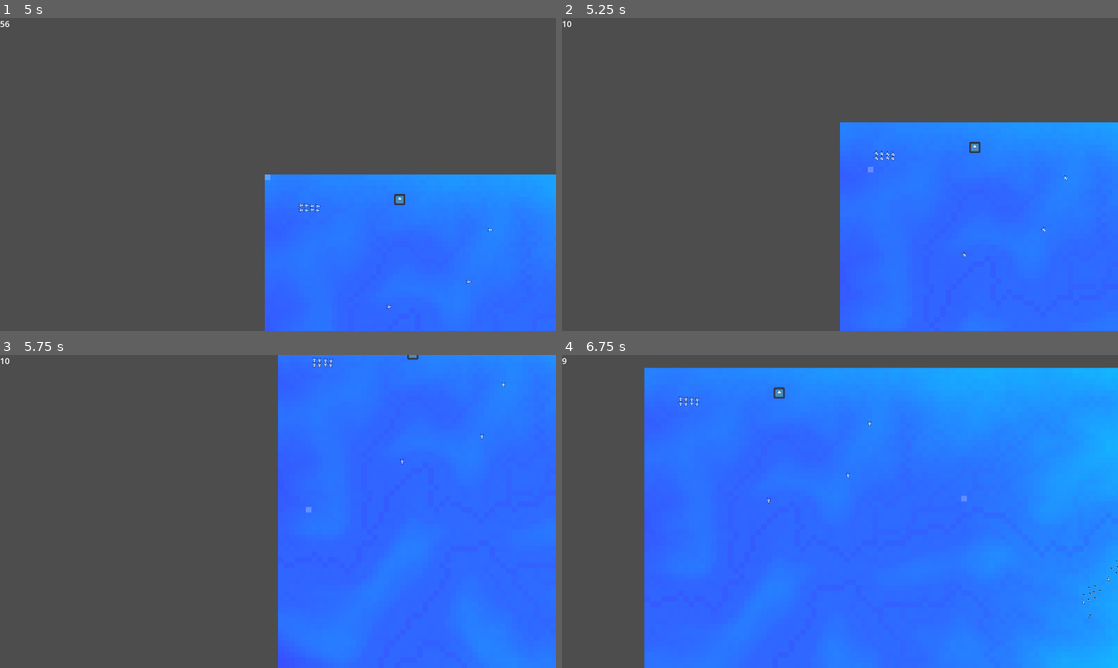
Above: before the commit, frames 1-4 (two rows, left to right).
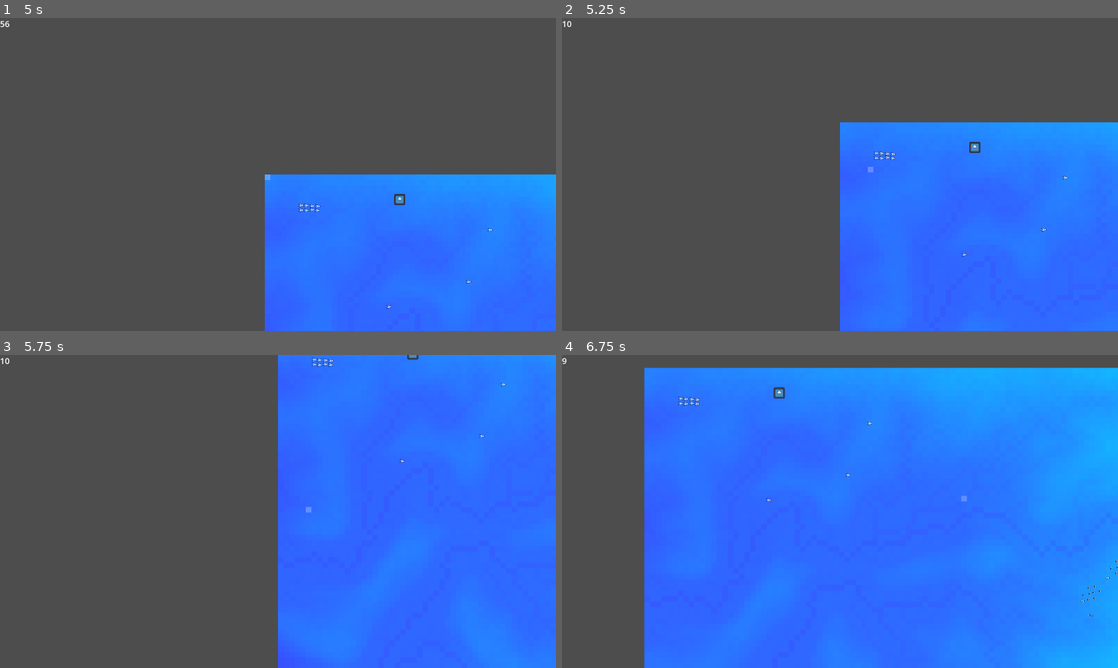
Above: after the commit, the same moments.

Repository: ethan555/terrain-game
Game: Godot game, scene res://Levels/level.tscn
The game is run twice, just before and just after one commit, with the same random seed, the same clock (stepped at 60 frames per second) and the same inputs. The engine's default icon, where the game draws it, is replaced by a stand-in: a white triangle on a blue panel in a dark square.
Inputs (mouse positions are in pixels of both pictures, inside the frame that each line leads up to):
- Up to frame 1 (5 s): tap Enter at 0.5 s; move the mouse to (411, 199) at 0.52 s; hold D (right) 0.53-1.28 s; hold R (spawn_unit_0) 0.53-1.28 s; click (411, 199) at 0.67 s; tap T (spawn_unit_1) at 0.8, 1.35 s; move the mouse to (166, 190) at 1.27 s; hold S (down) 1.28-2.03 s; click (166, 190) at 1.42 s; tap F (spawn_unit_2) at 1.55 s; move the mouse to (333, 105) at 2.02 s; hold D (right) 2.03-2.78 s; hold F (spawn_unit_2) 2.03-2.78 s; click (333, 105) at 2.17 s; tap G (spawn_unit_3) at 2.3, 2.85 s; move the mouse to (250, 237) at 2.77 s; hold W (up) 2.78-3.53 s; click (250, 237) at 2.92 s; tap V (spawn_unit_4) at 3.05 s; move the mouse to (444, 221) at 3.52 s; hold V (spawn_unit_4) 3.53-4.28 s; hold A (left) from 3.53 s (still down); click (444, 221) at 3.67 s; tap B (spawn_unit_5) at 3.8, 4.35 s; move the mouse to (111, 127) at 4.27 s; click (111, 127) at 4.42 s; tap R (spawn_unit_0) at 4.55 s
- Up to frame 2 (5.25 s): move the mouse to (867, 174) at 5.02 s; release A (left) at 5.03 s; hold S (down) from 5.03 s (still down); hold Backspace (end_turn) from 5.03 s (still down); click (867, 174) at 5.17 s
- Up to frame 3 (5.75 s): keep holding S (down); keep holding Backspace (end_turn); tap T (spawn_unit_1) at 5.3 s
- Up to frame 4 (6.75 s): move the mouse to (756, 433) at 5.77 s; release S (down) at 5.78 s; release Backspace (end_turn) at 5.78 s; hold D (right) 5.78-6.53 s; tap R (spawn_unit_0) at 5.85 s; click (756, 433) at 5.92 s; tap F (spawn_unit_2) at 6.05 s; move the mouse to (962, 495) at 6.52 s; hold W (up) from 6.53 s (still down); hold T (spawn_unit_1) from 6.53 s (still down); click (962, 495) at 6.67 s

Frame 1 is identical in both runs. In frame 2, 0.1% of the frame differs, in the area x 56-91%, y 42-77%; in frame 3, 0.1%; in frame 4, 0.2%, in the area x 20-100%, y 13-84%.

Commit message:
Working Spawn Areas

Diff:
--- a/Buildings/Mech/factory.tscn
+++ b/Buildings/Mech/factory.tscn
@@ -1,11 +1,10 @@
-[gd_scene load_steps=9 format=3 uid="uid://ctnx3asmiv0xs"]
+[gd_scene load_steps=8 format=3 uid="uid://ctnx3asmiv0xs"]
 
 [ext_resource type="PackedScene" uid="uid://baaccbp77y6p8" path="res://Buildings/building.tscn" id="1_2ywug"]
-[ext_resource type="PackedScene" uid="uid://bblffax8bb1uc" path="res://Units/Mech/infantry.tscn" id="2_cnf40"]
-[ext_resource type="PackedScene" uid="uid://dl7w4uuif7bsv" path="res://Units/Mech/levtank.tscn" id="3_dj51t"]
-[ext_resource type="PackedScene" uid="uid://va1d0lu63qbu" path="res://Units/Mech/cannon.tscn" id="3_y8kfj"]
-[ext_resource type="PackedScene" uid="uid://rctg6skc0u4y" path="res://Units/Mech/officer.tscn" id="4_lifa2"]
-[ext_resource type="PackedScene" uid="uid://bwe0xla2snj4f" path="res://Units/Mech/railgunner.tscn" id="5_e7vnx"]
+[ext_resource type="PackedScene" uid="uid://dx835s7g2fh6" path="res://Buildings/SpawnAreas/spawn_infantry.tscn" id="2_bw6nq"]
+[ext_resource type="PackedScene" uid="uid://dahmf2tr3o5bo" path="res://Buildings/SpawnAreas/spawn_cannon.tscn" id="3_ek5cb"]
+[ext_resource type="PackedScene" uid="uid://c5l5btoolddsr" path="res://Buildings/SpawnAreas/spawn_railgunner.tscn" id="4_6x1nf"]
+[ext_resource type="PackedScene" uid="uid://i0u0a630t1in" path="res://Buildings/SpawnAreas/spawn_officer.tscn" id="5_sd2k4"]
 
 [sub_resource type="RectangleShape2D" id="RectangleShape2D_s23ht"]
 size = Vector2(32, 32)
@@ -14,7 +13,7 @@
 size = Vector2(32, 32)
 
 [node name="Factory" instance=ExtResource("1_2ywug")]
-spawnable_units = Array[PackedScene]([ExtResource("2_cnf40"), ExtResource("3_y8kfj"), ExtResource("4_lifa2"), ExtResource("5_e7vnx"), ExtResource("3_dj51t")])
+spawn_areas = Array[PackedScene]([ExtResource("2_bw6nq"), ExtResource("3_ek5cb"), ExtResource("4_6x1nf"), ExtResource("5_sd2k4")])
 
 [node name="Stats" parent="." index="1"]
 MAX_HEALTH = 100.0
--- a/Buildings/SpawnArea.gd
+++ b/Buildings/SpawnArea.gd
@@ -1,69 +1,150 @@
+# @tool
 extends Node2D
 
+@onready var spawn_node := get_node("/root/Level")
 @onready var area : Area2D = $Area2D
+@onready var area_collision_shape : CollisionShape2D = area.get_node("CollisionShape2D")
+@onready var select_box : SelectBox = $SelectBox
+@onready var select_box_shape : CollisionShape2D = select_box.get_node("CollisionShape2D")
 @onready var terrain : Terrain = get_node("/root/Level/Terrain")
-@onready var controller := get_node("/root/Level/Controller")
+@onready var controller : Controller = get_node("/root/Level/Controller")
 
+@export var faction : Faction
 @export var charges := -1
 @export var unit_rows := 1
 @export var unit_columns := 1
-@export var unit_type : PackedScene
+@export var unit_scene : PackedScene
+@export var unit_texture : Texture2D
+@export var unit_scale : int = 1
 
 var instanced = false
 var placed = false
 var placed_position : Vector2
+var select_color : Color
+var unit_color : Color
 
+var building : Building = null
 
 func init_spawn_area():
-    var unit_collision : CollisionShape2D = unit_type.get_node("CollisionShape2D")
-    var unit_shape : CircleShape2D = unit_collision.shape
-    var unit_size : float = unit_shape.get_radius() * 2
+    # var unit_collision : CollisionShape2D = unit_scene.get_node("CollisionShape2D")
+    # var unit_shape : CircleShape2D = unit_collision.shape
+    # var unit_size : float = unit_shape.get_radius() * 2
 
-    var spawn_length = unit_size * unit_columns
-    var spawn_width = unit_size * unit_rows * unit_columns
+    var spawn_length = terrain.map.scale * unit_scale * unit_rows
+    var spawn_width = terrain.map.scale * unit_scale * unit_columns
 
-    var area_collision_shape : CollisionShape2D = area.get_node("CollisionShape2D")
+    # var area_collision_shape : CollisionShape2D = area.get_node("CollisionShape2D")
     var area_shape : RectangleShape2D = area_collision_shape.shape
     var area_size := Vector2(spawn_length, spawn_width)
 
     area_shape.set_size(area_size)
 
+    select_box_shape.shape.set_size(area_size)
+
+    queue_redraw()
+
+    controller.next_round_signal.connect(_on_next_round_signal)
 
 func _ready():
     init_spawn_area()
 
-func on_select_click():
+    if is_instance_valid(building):
+        building.stats.connect("death", _on_death)
+    elif charges == -1:
+        # Building spawner, can only exist with a building
+        queue_free()
+        return
+
+    select_box.connect("select_click", _on_select_click)
+
+    select_color = faction.color
+    select_color.a = 0.1
+    unit_color = faction.color
+    unit_color.a = 0.5
+
+func _on_select_click():
     if placed:
-        controller.set_selected(self)
+        controller.set_selected(self, true, false)
         placed = false
     else:
-        controller.reset_selected()
         placed_position = global_position
         placed = true
         instanced = true
+        controller.reset_selected()
 
-func on_cancel_click():
-    controller.reset_selected()
+func deselect():
+    select_box.set_selected(false)
     if instanced:
         global_position = placed_position
     else:
         # Never got placed, cancel creation
         queue_free()
 
-func on_click(event: InputEventMouseButton):
-    if event.button_index == MOUSE_BUTTON_LEFT:
-        on_select_click()
-    if event.button_index == MOUSE_BUTTON_RIGHT:
-        on_cancel_click()
+# func on_click(event: InputEventMouseButton):
+#     if event.button_index == MOUSE_BUTTON_LEFT:
+#         on_select_click()
+#     if event.button_index == MOUSE_BUTTON_RIGHT:
+#         on_cancel_click()
 
-func _input(event):
-    if event is InputEventMouseButton and event.is_pressed():
-        on_click(event)
+# func _input(event):
+#     if event is InputEventMouseButton and event.is_pressed():
+#         on_click(event)
+
+func _on_selected_input(event):
+    pass
+
+func spawn_unit(spawn_position: Vector2):
+# func spawn_unit(unit: PackedScene, total: int, index: int) -> void:
+    var inst := unit_scene.instantiate()
+    var tdir = rotation
+    inst.rotation = tdir
+    inst.faction = faction
+    inst.set_as_top_level(true)
+    inst.global_position = global_position + spawn_position
+    spawn_node.add_child(inst)
+
+func _on_next_round_signal():
+    # Spawn units
+    # var unit_center_vector = -unit_texture.get_size() / 2.0
+    var unit_spacing = unit_scale * 16  # terrain.map.scale
+    var grid_x = -unit_spacing * unit_rows / 2.0 + 8
+    var grid_y = -unit_spacing * unit_columns / 2.0 + 8
+    for r in range(unit_rows):
+        var gx = grid_x + r * unit_spacing
+        for c in range(unit_columns):
+            var gy = grid_y + c * unit_spacing
+            var placement_vector = Vector2(gx, gy)
+            spawn_unit(placement_vector)
 
 func _process(_delta):
     if placed:
         return
 
+    if not is_instance_valid(terrain):
+        return
     var mouse_pos := get_global_mouse_position()
-    var grid_pos := terrain.map.snap_world_position(mouse_pos)
+    var offset_x = unit_rows % 2 == 1
+    var offset_y = unit_columns % 2 == 1
+    var grid_pos := terrain.map.snap_world_position(mouse_pos, offset_x, offset_y)
     global_position = grid_pos
+
+func _draw():
+    var area_shape : RectangleShape2D = area_collision_shape.shape
+    var area_rect := area_shape.get_rect()
+    draw_rect(area_rect, select_color, true)
+
+    # var unit_texture : Sprite2D = unit_scene.get_node("Sprite2D")
+    # var unit_texture := unit_texture
+    var unit_center_vector = -unit_texture.get_size() / 2.0
+    var unit_spacing = unit_scale * 16  # terrain.map.scale
+    var grid_x = -unit_spacing * unit_rows / 2.0 + 8
+    var grid_y = -unit_spacing * unit_columns / 2.0 + 8
+    for r in range(unit_rows):
+        var gx = grid_x + r * unit_spacing
+        for c in range(unit_columns):
+            var gy = grid_y + c * unit_spacing
+            var placement_vector = Vector2(gx, gy)
+            draw_texture(unit_texture, unit_center_vector + placement_vector, unit_color)
+
+func _on_death():
+    queue_free()
--- /dev/null
+++ b/Buildings/SpawnAreas/spawn_cannon.tscn
@@ -0,0 +1,22 @@
+[gd_scene load_steps=6 format=3 uid="uid://dahmf2tr3o5bo"]
+
+[ext_resource type="PackedScene" uid="uid://tcynejlyen4i" path="res://Buildings/spawn_area.tscn" id="1_hqps2"]
+[ext_resource type="PackedScene" uid="uid://va1d0lu63qbu" path="res://Units/Mech/cannon.tscn" id="2_mby07"]
+[ext_resource type="Texture2D" uid="uid://b1iyucpgugrr2" path="res://Assets/Units/cannon/cannon_body.png" id="3_v632i"]
+
+[sub_resource type="RectangleShape2D" id="RectangleShape2D_hsc1q"]
+resource_local_to_scene = true
+
+[sub_resource type="RectangleShape2D" id="RectangleShape2D_dewhn"]
+resource_local_to_scene = true
+
+[node name="SpawnInfantry" instance=ExtResource("1_hqps2")]
+unit_columns = 2
+unit_scene = ExtResource("2_mby07")
+unit_texture = ExtResource("3_v632i")
+
+[node name="CollisionShape2D" parent="Area2D" index="0"]
+shape = SubResource("RectangleShape2D_hsc1q")
+
+[node name="CollisionShape2D" parent="SelectBox" index="1"]
+shape = SubResource("RectangleShape2D_dewhn")
--- /dev/null
+++ b/Buildings/SpawnAreas/spawn_infantry.tscn
@@ -0,0 +1,19 @@
+[gd_scene load_steps=4 format=3 uid="uid://dx835s7g2fh6"]
+
+[ext_resource type="PackedScene" uid="uid://tcynejlyen4i" path="res://Buildings/spawn_area.tscn" id="1_egpen"]
+
+[sub_resource type="RectangleShape2D" id="RectangleShape2D_5w3c3"]
+resource_local_to_scene = true
+
+[sub_resource type="RectangleShape2D" id="RectangleShape2D_iv3ts"]
+resource_local_to_scene = true
+
+[node name="SpawnInfantry" instance=ExtResource("1_egpen")]
+unit_rows = 2
+unit_columns = 4
+
+[node name="CollisionShape2D" parent="Area2D" index="0"]
+shape = SubResource("RectangleShape2D_5w3c3")
+
+[node name="CollisionShape2D" parent="SelectBox" index="1"]
+shape = SubResource("RectangleShape2D_iv3ts")
--- /dev/null
+++ b/Buildings/SpawnAreas/spawn_officer.tscn
@@ -0,0 +1,21 @@
+[gd_scene load_steps=6 format=3 uid="uid://i0u0a630t1in"]
+
+[ext_resource type="PackedScene" uid="uid://tcynejlyen4i" path="res://Buildings/spawn_area.tscn" id="1_fde8g"]
+[ext_resource type="PackedScene" uid="uid://rctg6skc0u4y" path="res://Units/Mech/officer.tscn" id="2_m4p0r"]
+[ext_resource type="Texture2D" uid="uid://sasnloj315gu" path="res://Assets/Units/officer/officer_body.png" id="3_002of"]
+
+[sub_resource type="RectangleShape2D" id="RectangleShape2D_0jdwr"]
+resource_local_to_scene = true
+
+[sub_resource type="RectangleShape2D" id="RectangleShape2D_k0lyg"]
+resource_local_to_scene = true
+
+[node name="SpawnInfantry" instance=ExtResource("1_fde8g")]
+unit_scene = ExtResource("2_m4p0r")
+unit_texture = ExtResource("3_002of")
+
+[node name="CollisionShape2D" parent="Area2D" index="0"]
+shape = SubResource("RectangleShape2D_0jdwr")
+
+[node name="CollisionShape2D" parent="SelectBox" index="1"]
+shape = SubResource("RectangleShape2D_k0lyg")
--- /dev/null
+++ b/Buildings/SpawnAreas/spawn_railgunner.tscn
@@ -0,0 +1,21 @@
+[gd_scene load_steps=6 format=3 uid="uid://c5l5btoolddsr"]
+
+[ext_resource type="PackedScene" uid="uid://tcynejlyen4i" path="res://Buildings/spawn_area.tscn" id="1_onsfl"]
+[ext_resource type="PackedScene" uid="uid://bwe0xla2snj4f" path="res://Units/Mech/railgunner.tscn" id="2_fk7k3"]
+[ext_resource type="Texture2D" uid="uid://dfmkk5126307s" path="res://Assets/Units/railgunner/railgunner_body.png" id="3_cu3e6"]
+
+[sub_resource type="RectangleShape2D" id="RectangleShape2D_1tbsp"]
+resource_local_to_scene = true
+
+[sub_resource type="RectangleShape2D" id="RectangleShape2D_r35nj"]
+resource_local_to_scene = true
+
+[node name="SpawnRailgunner" instance=ExtResource("1_onsfl")]
+unit_scene = ExtResource("2_fk7k3")
+unit_texture = ExtResource("3_cu3e6")
+
+[node name="CollisionShape2D" parent="Area2D" index="0"]
+shape = SubResource("RectangleShape2D_1tbsp")
+
+[node name="CollisionShape2D" parent="SelectBox" index="1"]
+shape = SubResource("RectangleShape2D_r35nj")
--- a/Buildings/building.gd
+++ b/Buildings/building.gd
@@ -3,7 +3,7 @@
 
 @onready var spawn_node := get_node("/root/Level")
 @onready var stats : Stats = $Stats
-@onready var controller := get_node("/root/Level/Controller")
+@onready var controller : Controller = get_node("/root/Level/Controller")
 
 @onready var select_box : SelectBox = $SelectBox
 
@@ -11,47 +11,68 @@
 @export var actions : Array[Action]
 @export var passive_actions : Array[Action]
 
-@export var spawnable_units : Array[PackedScene]
+@export var spawn_areas : Array[PackedScene]
+@export var spawn_radius : float
 
-var spawning_units : Array
+# @export var spawnable_units : Array[PackedScene]
+
+# var spawning_units : Array
 
 func _ready():
-    spawning_units.resize(len(spawnable_units))
-    spawning_units.fill(0)
+    # spawning_units.resize(len(spawnable_units))
+    # spawning_units.fill(0)
 
     stats.connect("death", _on_death)
 
     select_box.connect("select_click", _on_select_click)
 
-    controller.next_round_signal.connect(_on_next_round_signal)
+    # controller.next_round_signal.connect(_on_next_round_signal)
 
-func spawn_units():
-    for i in range(len(spawning_units)):
-        var unit_number = spawning_units[i]
-        if unit_number < 1:
-            continue
-        for u in range(unit_number):
-            spawn_unit(spawnable_units[i], unit_number, u)
+# func spawn_units():
+#     for i in range(len(spawning_units)):
+#         var unit_number = spawning_units[i]
+#         if unit_number < 1:
+#             continue
+#         for u in range(unit_number):
+#             spawn_unit(spawnable_units[i], unit_number, u)
 
-func spawn_unit(unit: PackedScene, total: int, index: int) -> void:
-    var inst := unit.instantiate()
-    var tdir = 2 * PI * index / total
+# func spawn_unit(unit: PackedScene, total: int, index: int) -> void:
+#     var inst := unit.instantiate()
+#     var tdir = 2 * PI * index / total
+#     inst.rotation = tdir
+#     inst.faction = faction
+#     inst.set_as_top_level(true)
+#     inst.global_position = global_position + Vector2.from_angle(tdir) * total
+#     spawn_node.add_child(inst)
+
+# func _on_next_round_signal():
+#     spawn_units()
+
+# func add_spawning_unit(index: int):
+#     if index >= len(spawning_units):
+#         return
+#     spawning_units[index] += 1
+
+func create_spawn_area(index: int):
+    var spawn_area = spawn_areas[index]
+    var inst := spawn_area.instantiate()
+    var tdir = 0
     inst.rotation = tdir
     inst.faction = faction
     inst.set_as_top_level(true)
-    inst.global_position = global_position + Vector2.from_angle(tdir) * total
+    inst.global_position = global_position
+    inst.building = self
     spawn_node.add_child(inst)
 
-func _on_next_round_signal():
-    spawn_units()
+    controller.set_selected(inst, false, true)
 
-func add_spawning_unit(index: int):
-    if index >= len(spawning_units):
+func add_spawning_area(index: int):
+    if index >= len(spawn_areas):
         return
-    spawning_units[index] += 1
+    create_spawn_area(index)
 
 func _on_select_click():
-    controller.set_selected(self, true)
+    controller.set_selected(self, true, false)
     var selected = controller.selected == self
     select_box.set_selected(selected)
 
@@ -61,17 +82,17 @@
 func _on_selected_input(event):
 # func _input(event):
     if event.is_action_pressed("spawn_unit_0"):
-        add_spawning_unit(0)
+        add_spawning_area(0)
     if event.is_action_pressed("spawn_unit_1"):
-        add_spawning_unit(1)
+        add_spawning_area(1)
     if event.is_action_pressed("spawn_unit_2"):
-        add_spawning_unit(2)
+        add_spawning_area(2)
     if event.is_action_pressed("spawn_unit_3"):
-        add_spawning_unit(3)
+        add_spawning_area(3)
     if event.is_action_pressed("spawn_unit_4"):
-        add_spawning_unit(4)
+        add_spawning_area(4)
     if event.is_action_pressed("spawn_unit_5"):
-        add_spawning_unit(5)
+        add_spawning_area(5)
 
 # func _process(delta):
 
--- a/Buildings/spawn_area.tscn
+++ b/Buildings/spawn_area.tscn
@@ -1,11 +1,29 @@
-[gd_scene load_steps=3 format=3 uid="uid://tcynejlyen4i"]
+[gd_scene load_steps=9 format=3 uid="uid://tcynejlyen4i"]
 
 [ext_resource type="Script" path="res://Buildings/SpawnArea.gd" id="1_eds0f"]
+[ext_resource type="Script" path="res://Units/Faction.gd" id="2_vjrgm"]
+[ext_resource type="PackedScene" uid="uid://bblffax8bb1uc" path="res://Units/Mech/infantry.tscn" id="3_a7cp5"]
+[ext_resource type="PackedScene" uid="uid://bpthm1mhs4s7y" path="res://Control/SelectBox.tscn" id="3_jgylt"]
+[ext_resource type="Texture2D" uid="uid://dedlg4gomgelg" path="res://Assets/Units/infantry/infantry_body.png" id="4_6rk5m"]
+
+[sub_resource type="Resource" id="Resource_eh4lb"]
+script = ExtResource("2_vjrgm")
+id = 0
+faction_name = "Default"
+color = Color(0.4, 1, 0, 0.309804)
+allies = Array[String]([])
 
 [sub_resource type="RectangleShape2D" id="RectangleShape2D_in78m"]
+resource_local_to_scene = true
+
+[sub_resource type="RectangleShape2D" id="RectangleShape2D_h4m7f"]
+resource_local_to_scene = true
 
 [node name="SpawnArea" type="Node2D"]
 script = ExtResource("1_eds0f")
+faction = SubResource("Resource_eh4lb")
+unit_scene = ExtResource("3_a7cp5")
+unit_texture = ExtResource("4_6rk5m")
 
 [node name="Area2D" type="Area2D" parent="."]
 collision_layer = 16
@@ -14,3 +32,9 @@
 [node name="CollisionShape2D" type="CollisionShape2D" parent="Area2D"]
 shape = SubResource("RectangleShape2D_in78m")
 debug_color = Color(0, 0.643137, 0.317647, 0.113725)
+
+[node name="SelectBox" parent="." instance=ExtResource("3_jgylt")]
+
+[node name="CollisionShape2D" type="CollisionShape2D" parent="SelectBox"]
+shape = SubResource("RectangleShape2D_h4m7f")
+debug_color = Color(0.521569, 0.572549, 0, 0)
--- a/Control/Controller.gd
+++ b/Control/Controller.gd
@@ -1,3 +1,4 @@
+class_name Controller
 extends Node2D
 
 enum State {
@@ -41,16 +42,29 @@
             next_round_signal.emit()
     timer.start(round_timeouts[current_state])
 
-func set_selected(node: Node2D, reset_on_same: bool):
+
+## Set the given unit or building as selected by the controller
+## `node`: The unit to be selected
+## `reset_on_same`: If the selected unit is the same as what is already selected, reset selected to null
+## `save_previous`: Push the previously selected unit onto the selection stack
+func set_selected(node: Node2D, reset_on_same: bool, save_previous: bool):
     if reset_on_same and selected == node:
         # Reset selected
         reset_selected()
         return
+    if is_instance_valid(selected):
+        selected.deselect()
+        if save_previous:
+            selected_stack.push_back(selected)
     selected = node
 
 func reset_selected():
+    print("RESETTING SELECTED")
     if len(selected_stack) > 0:
-        selected = selected_stack.pop_back()
+        if is_instance_valid(selected):
+            selected.deselect()
+        var new_selected = selected_stack.pop_back()
+        new_selected._on_select_click()
     else:
         if is_instance_valid(selected):
             selected.deselect()
@@ -80,7 +94,10 @@
             clicked_selectbox = true
             break
     if not clicked_selectbox:
-        reset_selected()
+        if is_instance_valid(selected):
+            selected._on_select_click()
+        else:
+            reset_selected()
 
 func _input(event):
     if event.is_action_pressed("end_turn"):
--- a/Terrain/terrain.gd
+++ b/Terrain/terrain.gd
@@ -85,9 +85,15 @@
     func scale_position(position : Vector2) -> Vector2:
         return floor(position / scale)
 
+    func snap_position(position: Vector2) -> Vector2:
+        return floor(position / scale)
+
     ## Snap a world position to the map scale grid, in world coordinates
-    func snap_world_position(position : Vector2) -> Vector2:
-        return scale_position(position) * scale
+    func snap_world_position(position : Vector2, offset_x := false, offset_y := false) -> Vector2:
+        var result = snap_position(position) * scale
+        var offset = Vector2.RIGHT * int(offset_x) + Vector2.DOWN * int(offset_y)
+        offset = offset * scale / 2
+        return result + offset
 
     ## Scale a world position to the map scale, centered on cells
     func world_to_map(position : Vector2) -> Vector2:
@@ -179,8 +185,10 @@
                     continue
                 var neighbor = get_cell(neighbor_pos)
                 var neighbor_dir : Vector2 = current_cell.position - neighbor.position
-                var height_diff = max(0, neighbor.height - current_cell.height)
-                var cost = current_cell.cost + neighbor_dir.length() + height_diff
+                var length_cost : float = neighbor_dir.length()
+                var height_diff = max(0, current_cell.height - neighbor.height) # max(0, neighbor.height - current_cell.height)
+                var height_cost = height_diff #pow(height_diff, 2.0)
+                var cost = current_cell.cost + length_cost + height_cost
                 if neighbor.id in visited:
                     if neighbor.cost > cost:
                         neighbor.cost = cost
--- a/Units/Attack.gd
+++ b/Units/Attack.gd
@@ -6,5 +6,5 @@
 
 @export var multiplier : float = 1.0
 
-func get_damage():
-    return damage * multiplier
+func get_damage(armor):
+    return damage * multiplier - armor
--- a/Units/Stats.gd
+++ b/Units/Stats.gd
@@ -3,6 +3,7 @@
 class_name Stats
 
 @export var MAX_HEALTH := 10.0
+@export var armor := 0.0
 
 signal death
 
@@ -12,7 +13,7 @@
     health = MAX_HEALTH
 
 func damage(attack : Attack, delta := 1.0):
-    health -= attack.get_damage() * delta
+    health -= attack.get_damage(armor) * delta
 
     if health <= 0:
         death.emit()
--- a/Units/unit.gd
+++ b/Units/unit.gd
@@ -37,7 +37,7 @@
 
 @export var statuses : Dictionary
 
-var target_angle := (-Vector2.UP).angle()
+var target_angle := rotation
 
 var target : Node2D
 var primary_ready = true
